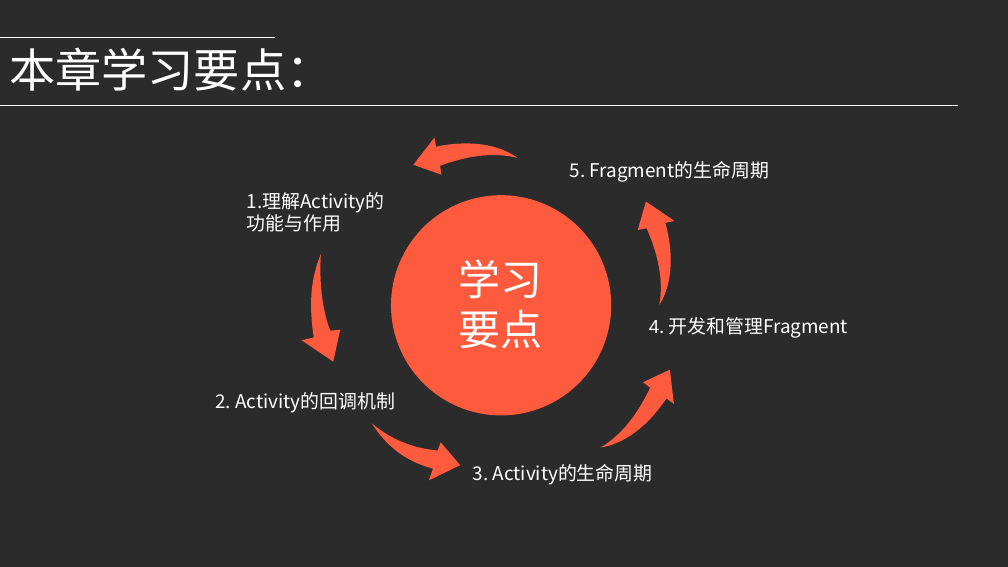
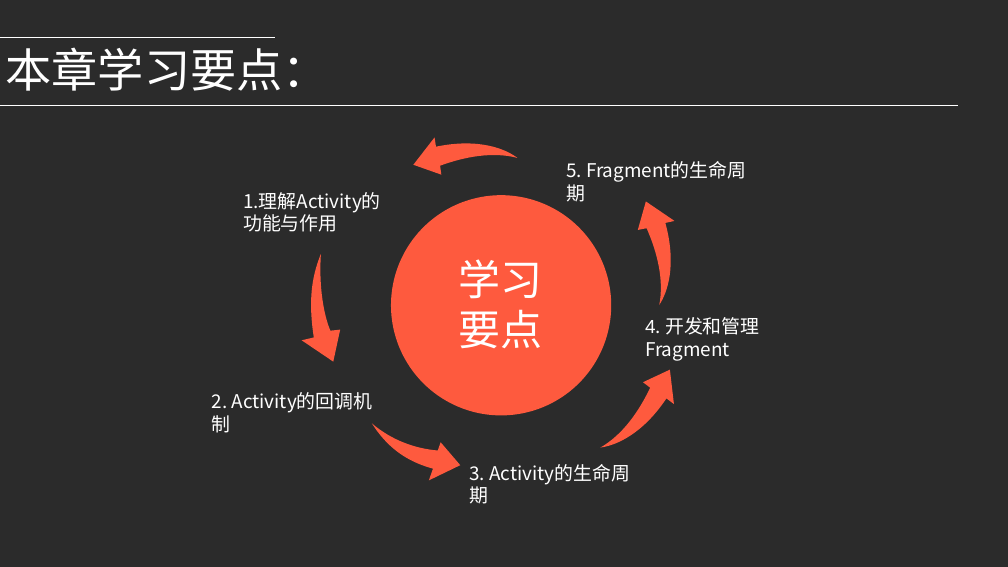
Before and after one commit to djuanbei/18Android1, a slide deck: slide 2 of ppt/ch4.pptx. Drawn at 1008x567 pixels with LibreOffice and Linux fonts; fonts in the diff are those of the drawing; background and template pictures are left out; a plain dark background stands for a picture behind light text. Boxes give left, top, right and bottom in pixels: in the first picture for what was removed or moved away, otherwise in the second. Text is boxed around its words. In the diff, an @@ line names an element or a change of style, - is before the commit and + after.

```diff
--- a/ppt/ch4.pptx
+++ b/ppt/ch4.pptx
@@ text "本章学习要点：" at bbox=[5, 47, 328, 91]: font Calibri to Noto Sans CJK SC @@
@@ text "5. Fragment的生命周期" rewrapped from bbox=[570, 161, 769, 182] to bbox=[566, 163, 582, 178] @@
@@ text "1.理解Activity的": place and size @@
-text "1.理解Activity的" at bbox=[247, 192, 385, 232]
+text "1.理解Activity的" at bbox=[243, 192, 381, 232]
@@ text "4. 开发和管理Fragment" rewrapped from bbox=[649, 317, 848, 338] to bbox=[645, 317, 759, 361] @@
@@ text "2. Activity的回调机制" rewrapped from bbox=[215, 392, 395, 413] to bbox=[212, 394, 228, 408] @@
@@ text "3. Activity的生命周期" rewrapped from bbox=[473, 464, 653, 485] to bbox=[469, 466, 485, 481] @@
```
Also in this commit, not shown: 23 other slides changed, 1 slide added.
